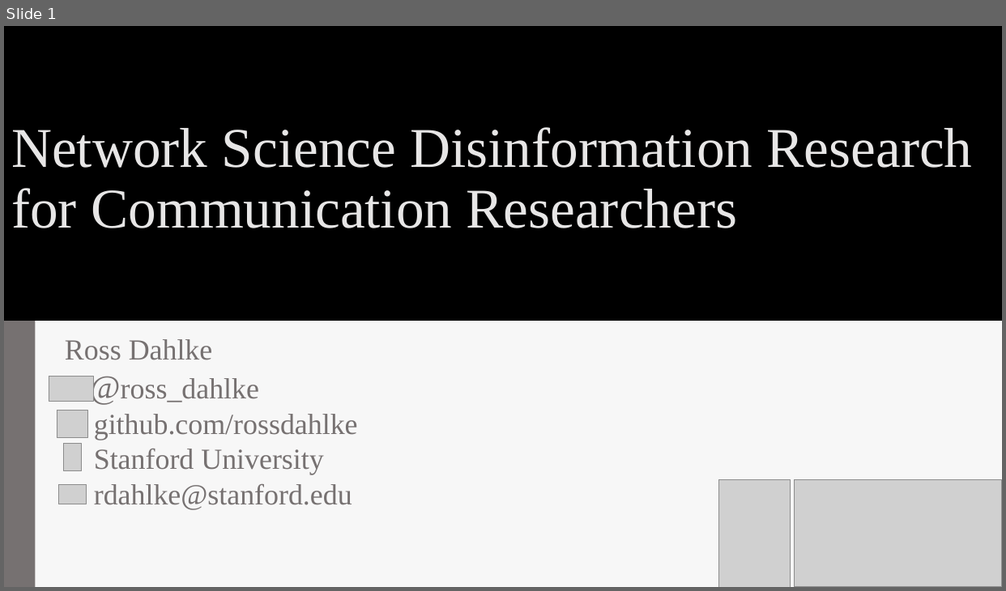
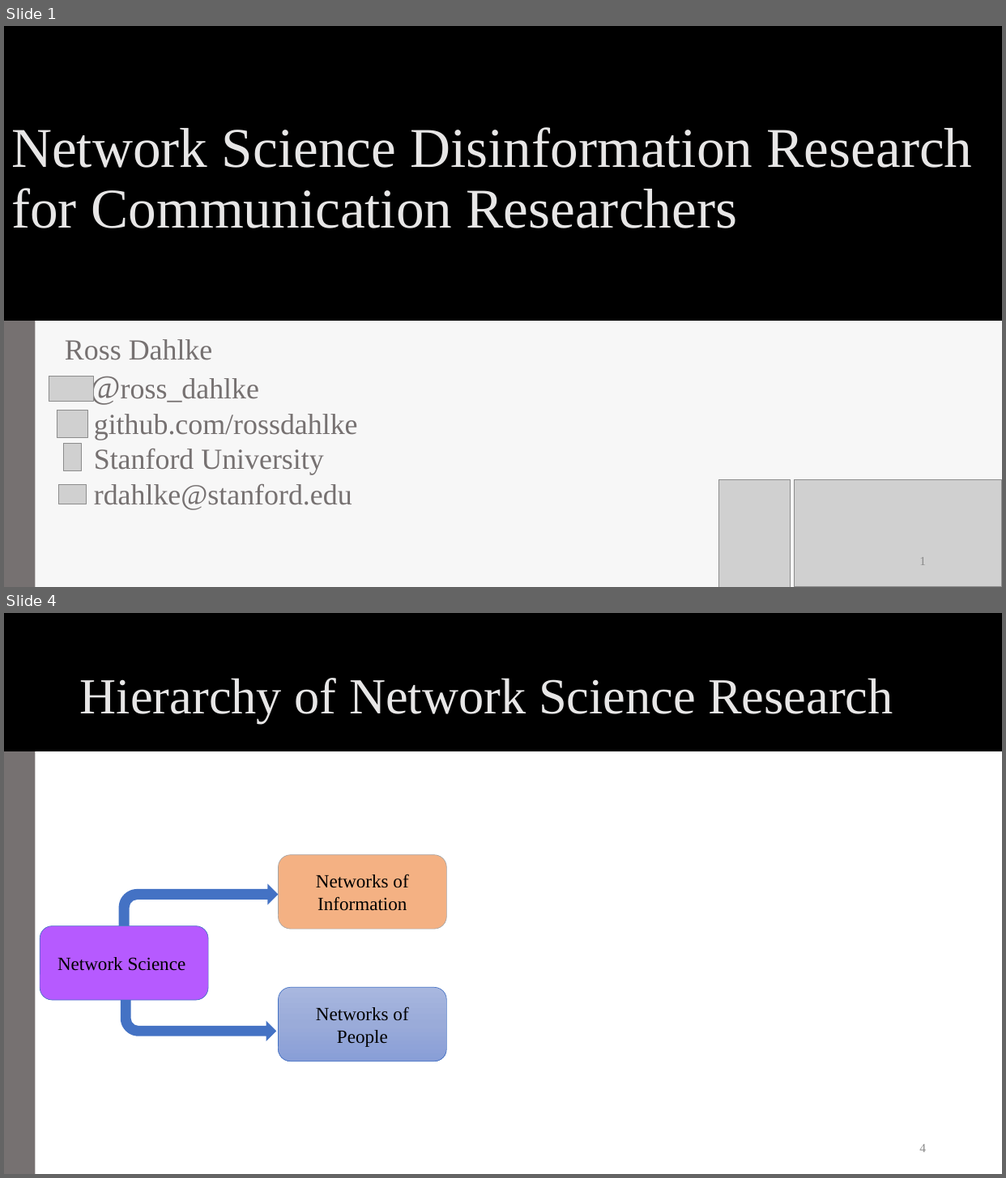
Before and after one commit to rossdahlke/course_writings, a slide deck: stanford_comm_224/network_science_disinfo.pptx. Shown one above the other, each under a label of ours: slide 1 before the commit, slides 1 and 4 after it; the slides between them are not shown. The pictures are 1006x591 and 1006x1178 pixels, drawn with LibreOffice and Linux fonts; fonts in the diff are those of the drawing; grey boxes stand for pictures; background and template pictures are left out. Boxes give left, top, right and bottom in pixels: in the first picture for what was removed or moved away, otherwise in the second. Text is boxed around its words. In the diff, an @@ line names an element or a change of style, - is before the commit and + after.

```diff
--- a/stanford_comm_224/network_science_disinfo.pptx
+++ b/stanford_comm_224/network_science_disinfo.pptx
@@ slide 4 added at (4, 613, 1002, 1174), background #FFFFFF; not listed: 1 template element that a slide beside it also shows @@
@@ rectangle added at (4, 613, 1002, 752), fill #000000 @@
@@ title added at (80, 678, 893, 722), 48.6 pt, text #E7E6E6 @@
+Hierarchy of Network Science Research
@@ rounded rectangle added at (278, 855, 446, 929), fill #F4B183, outline #A5A5A5 0.5 pt, 18 pt, text #000000 @@
+Networks of Information
@@ bent arrow added at (118, 884, 278, 926), fill #4472C4 @@
@@ rounded rectangle added at (40, 926, 208, 1000), fill #B65AFF, outline #4472C4 0.5 pt, 18 pt, text #000000 @@
+Network Science
@@ bent arrow added at (121, 1000, 276, 1041), fill #4472C4 @@
@@ rounded rectangle added at (278, 987, 446, 1062), fill gradient #A8B7DF to #9AABD9 to #889ED7, outline #4472C4 0.5 pt, 18 pt, text #000000 @@
+Networks of People
@@ page number added at (919, 1144, 926, 1152), 12 pt, text #8C8C8C @@
+4
@@ slide 1 changed as well @@
@@ page number added at (919, 557, 926, 565), 12 pt, text #8C8C8C @@
+1
```
Also in this commit, not shown: 1 other slide changed, 40 other slides added.
